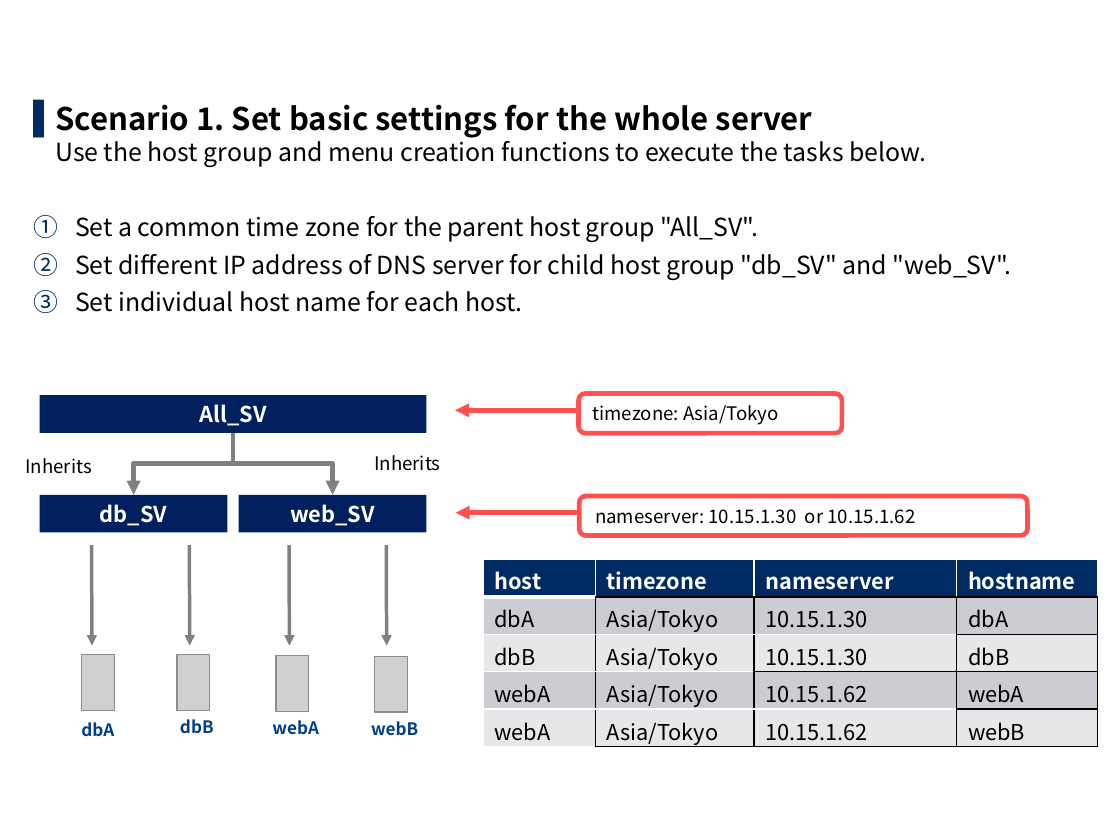
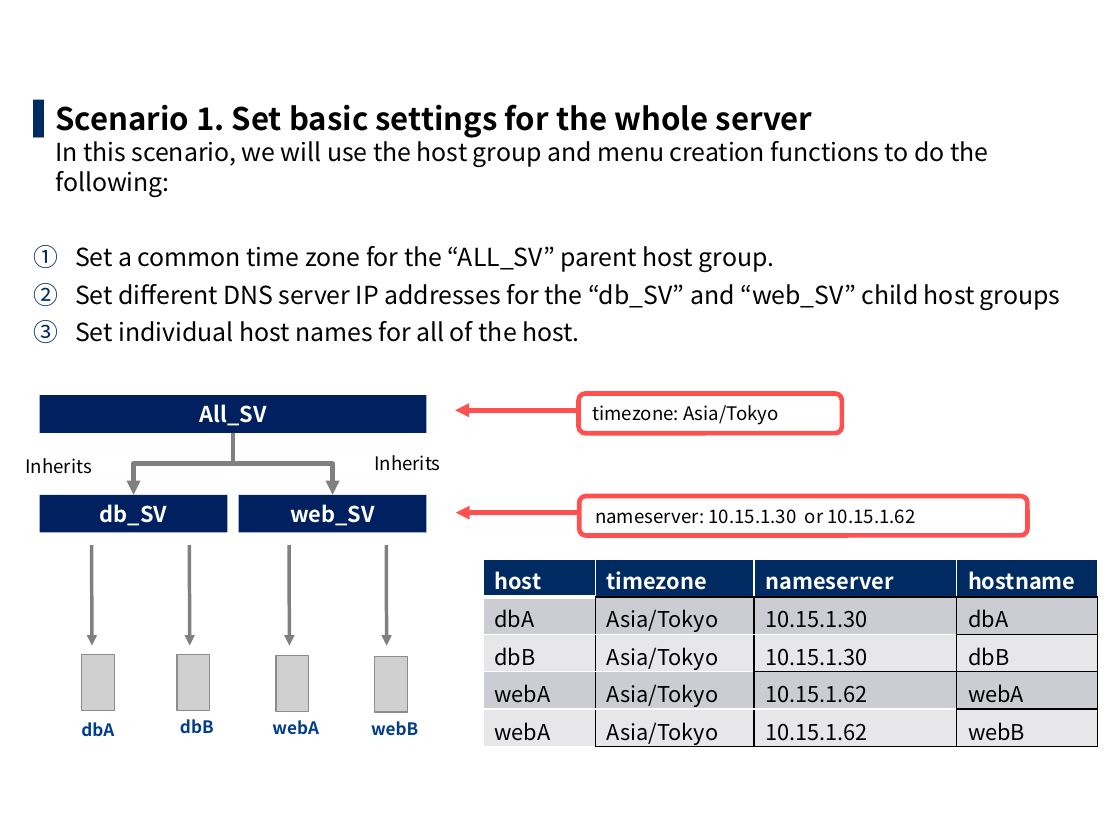
Before and after one commit to exastro-suite/it-automation-docs, a slide deck: slide 6 of asset/Learn/ITA-hg-ps_practice_en.pptx. Drawn at 1120x840 pixels with LibreOffice and Linux fonts; fonts in the diff are those of the drawing; grey boxes stand for pictures; background and template pictures are left out. Boxes give left, top, right and bottom in pixels: in the first picture for what was removed or moved away, otherwise in the second. Text is boxed around its words. In the diff, an @@ line names an element or a change of style, - is before the commit and + after.

```diff
--- a/asset/Learn/ITA-hg-ps_practice_en.pptx
+++ b/asset/Learn/ITA-hg-ps_practice_en.pptx
@@ text at (55, 104, 1060, 342): text changed @@
-▌ Scenario 1. Set basic settings for the whole server
-  Use the host group and menu creation functions to execute the tasks below.
-1. Set a common time zone for the parent host group "All_SV".
-2. Set different IP address of DNS server for child host group "db_SV" and "web_SV".
-3. Set individual host name for each host.
+▌ Scenario 1. Set basic settings for the whole server
+  In this scenario, we will use the host group and menu creation functions to do the following:
+1. Set a common time zone for the “ALL_SV” parent host group.
+2. Set different DNS server IP addresses for the “db_SV” and “web_SV” child host groups
+3. Set individual host names for all of the host.
```
Also in this commit, not shown: 27 other slides changed, 7 other files.
